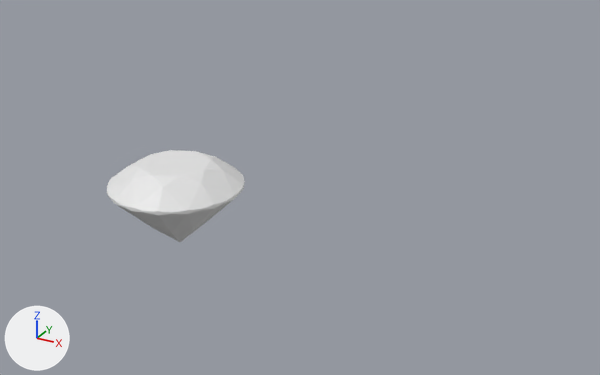
Before and after pictures for a commit that changed the glTF model dist/diamond.glb.
Rendered twice from a 50 mm camera at (8.57, -10.98, 5.95) aimed at (1.62, 1.68, -0.37). Lighting does not change. The marker at lower left points along +X, +Y and +Z. Where no turn or scale is listed for an object, it has been applied to the vertices. Vertices at the same position are counted once.

Script lines for the objects in view, before the commit:
```python
me_diamond = bpy.data.meshes.new('diamond')
me_diamond.from_pydata(...)  # 1386 vertices, 2768 faces; spans x -1.22..1.22, y -1.22..1.22, z -1.18..0.41
me_diamond.materials.append(mat_diffuse_black)  # white #e7e7e7
ob_diamond = bpy.data.objects.new('diamond', me_diamond)
ob_diamond.location = (0.0, 0.0, 0.0)
```
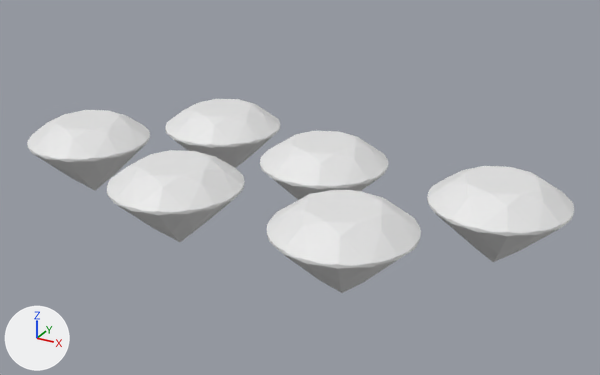
Boxes [x1, y1, x2, y2] around the edits, measured in the pictures (600 x 375 px):
```json
{"object": "diamond", "change": "reshaped, moved", "before": [107, 150, 245, 242], "after": [27, 99, 574, 293], "on screen": "294% wider, 110% taller"}
{"part": 1, "of": "me_diamond", "change": "added", "after": [260, 131, 388, 200]}
{"part": 2, "of": "me_diamond", "change": "added", "after": [165, 99, 280, 168]}
{"part": 3, "of": "me_diamond", "change": "added", "after": [27, 110, 150, 190]}
{"part": 4, "of": "me_diamond", "change": "added", "after": [267, 190, 421, 293]}
```

Edits to the scene script, one JSON object a line:
```json
{"block": "me_diamond", "where": "me_diamond.from_pydata(...)  # 1386 vertices, 2768 faces; spans x -1.22..1.22, y -1.22..1.22, z -1.18..0.41"}
{"block": "me_diamond", "where": "# used by ob_diamond; location = (0.0, 0.0, 0.0)"}
{"block": "me_diamond", "change": "me_diamond part 1: the loose piece of 1386 vertices spanning x -1.22..1.22, y -1.22..1.22, z -1.18..0.41 is copied, and the copy is moved by (-3.48, 0.19, 0.0); it spans x -4.7..-2.26, y -1.04..1.41, z -1.18..0.41"}
{"block": "me_diamond", "change": "me_diamond part 2: the loose piece of 1386 vertices spanning x -1.22..1.22, y -1.22..1.22, z -1.18..0.41 is copied, and the copy is moved by (-6.33, 0.99, 0.0); it spans x -7.55..-5.1, y -0.24..2.21, z -1.18..0.41"}
{"block": "me_diamond", "change": "me_diamond part 3: the loose piece of 1386 vertices spanning x -1.22..1.22, y -1.22..1.22, z -1.18..0.41 is copied, and the copy is moved by (-8.3, -0.99, 0.0); it spans x -9.53..-7.08, y -2.21..0.24, z -1.18..0.41"}
{"block": "me_diamond", "change": "me_diamond part 4: the loose piece of 1386 vertices spanning x -1.22..1.22, y -1.22..1.22, z -1.18..0.41 is copied, and the copy is moved by (-1.88, -2.23, 0.0); it spans x -3.11..-0.66, y -3.46..-1.01, z -1.18..0.41"}
{"op": "set", "path": "ob_diamond.location", "old": "(0.0, 0.0, 0.0)", "new": "(5.31, 2.05, 0.0)"}
```
